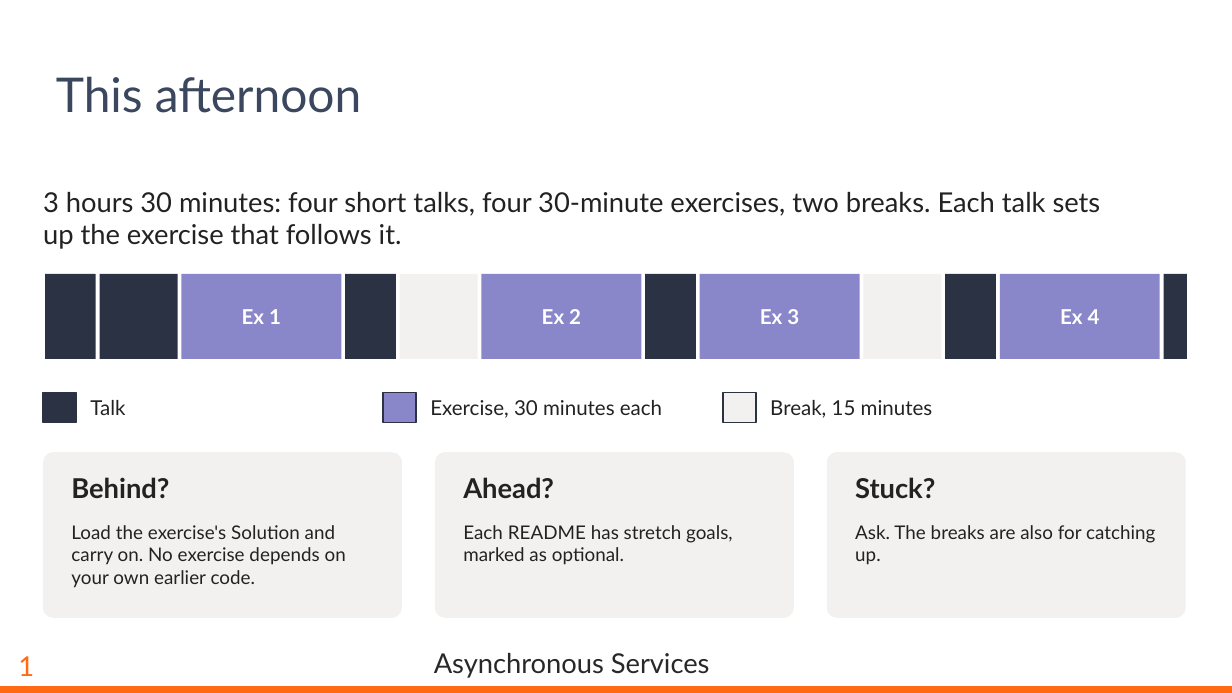
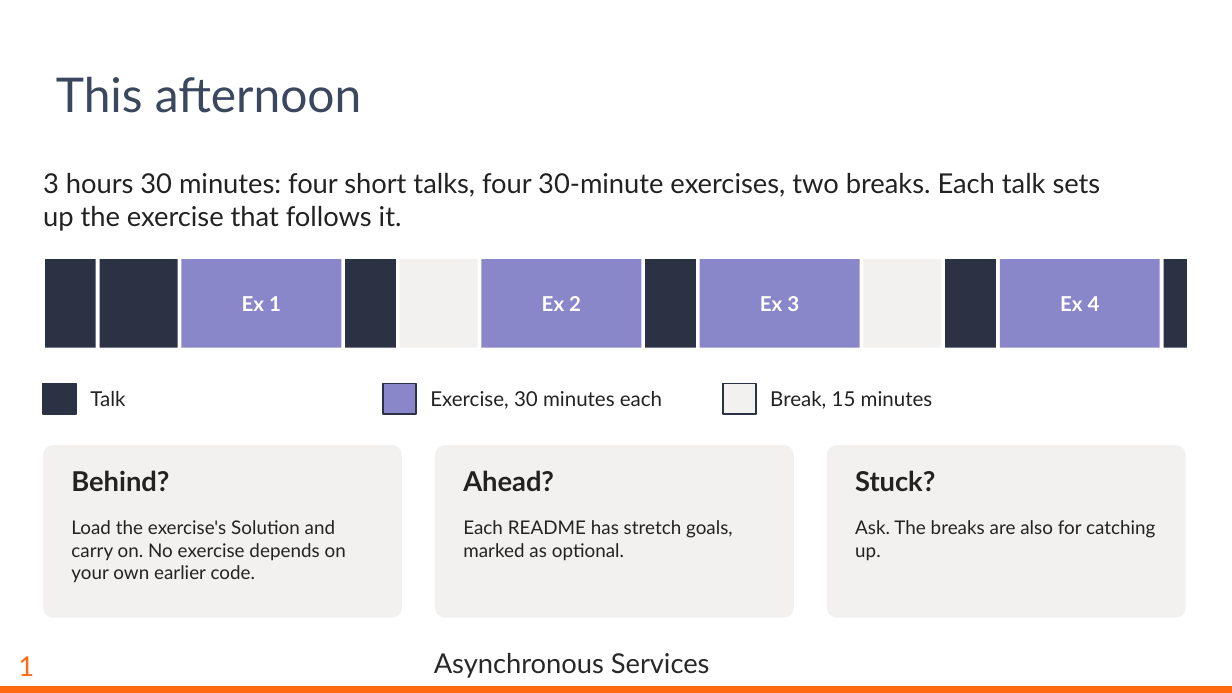
Before and after one commit to dyalog-training/2026-MP2, a slide deck: slide 2 of Presentation/AsynchronousServices.pptx. Drawn at 1232x693 pixels with LibreOffice and Linux fonts; fonts in the diff are those of the drawing; background and template pictures are left out. Boxes give left, top, right and bottom in pixels: in the first picture for what was removed or moved away, otherwise in the second. Text is boxed around its words. In the diff, an @@ line names an element or a change of style, - is before the commit and + after.

Commit message:
Rebuild the slide deck on the updated Dyalog26 template
The template no longer has a picture-in-picture area, so titles run the
full width and content starts higher. The title slide names the presenter.
The deck also no longer lists APL385 Unicode and Wingdings 2 as embedded
fonts: the template's entries for them pointed at a missing part, and the
rebuilt deck pointed them at a slide, so PowerPoint could not open it.

```diff
--- a/Presentation/AsynchronousServices.pptx
+++ b/Presentation/AsynchronousServices.pptx
@@ text "3 hours 30 minutes: four ...": place and size @@
-text "3 hours 30 minutes: four ..." at (43, 192, 1101, 249)
+text "3 hours 30 minutes: four ..." at (43, 173, 1101, 231)
@@ rectangle: place and size @@
-rectangle at (100, 274, 177, 359)
+rectangle at (46, 259, 96, 347)
@@ rectangle: place and size @@
-rectangle at (46, 274, 96, 359)
+rectangle at (100, 259, 177, 347)
@@ rectangle at (345, 259, 395, 347): fill #F2F1F0 to #2A3244 @@
@@ rectangle: place and size @@
-rectangle at (399, 274, 477, 359)
+rectangle at (345, 259, 395, 347)
@@ rectangle: place and size @@
-rectangle at (345, 274, 395, 359)
+rectangle at (399, 259, 477, 347)
@@ rectangle at (399, 259, 477, 347): fill #2A3244 to #F2F1F0 @@
@@ rectangle at (864, 259, 941, 347): fill #2A3244 to #F2F1F0 @@
@@ rectangle: place and size @@
-rectangle at (945, 274, 995, 359)
+rectangle at (864, 259, 941, 347)
@@ rectangle: place and size @@
-rectangle at (864, 274, 941, 359)
+rectangle at (945, 259, 995, 347)
@@ rectangle at (945, 259, 995, 347): fill #F2F1F0 to #2A3244 @@
@@ 6 rectangles, 4 texts: place and size @@
-6 rectangles, 4 texts at (181, 274, 1186, 359)
+6 rectangles, 4 texts at (181, 259, 1186, 347)
@@ 3 texts, 3 rectangles: place and size @@
-3 texts, 3 rectangles at (43, 393, 933, 423)
+3 texts, 3 rectangles at (43, 383, 933, 414)
@@ rounded rectangle: place and size @@
-rounded rectangle at (43, 452, 402, 617)
+rounded rectangle at (43, 445, 402, 617)
@@ rounded rectangle: place and size @@
-rounded rectangle at (435, 452, 793, 617)
+rounded rectangle at (435, 445, 793, 617)
@@ rounded rectangle: place and size @@
-rounded rectangle at (827, 452, 1185, 617)
+rounded rectangle at (827, 445, 1185, 617)
@@ 3 texts: place and size @@
-3 texts at (71, 477, 935, 498)
+3 texts at (71, 470, 935, 491)
@@ text "Load the exercise's Solution and ...": place and size @@
-text "Load the exercise's Solution and ..." at (71, 525, 346, 588)
+text "Load the exercise's Solution and ..." at (71, 520, 346, 583)
@@ text "Each README has stretch goals, ...": place and size @@
-text "Each README has stretch goals, ..." at (463, 525, 733, 565)
+text "Each README has stretch goals, ..." at (463, 520, 733, 561)
@@ text "Ask. The breaks are also ...": place and size @@
-text "Ask. The breaks are also ..." at (855, 525, 1155, 565)
+text "Ask. The breaks are also ..." at (855, 520, 1155, 561)
```
Also in this commit, not shown: 23 other slides changed.
